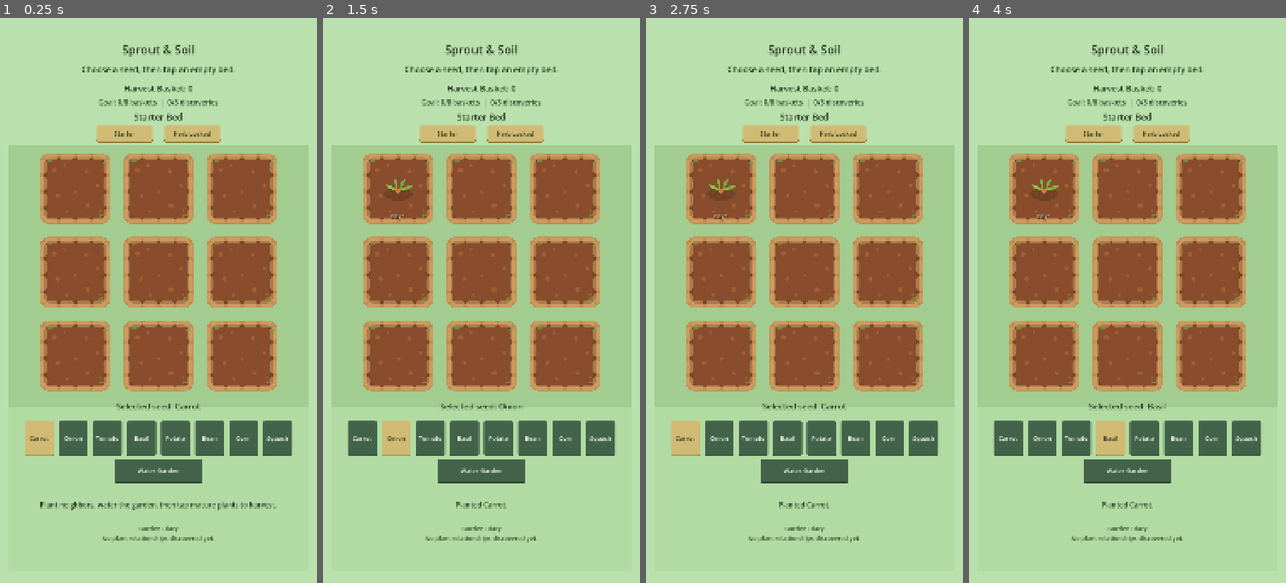
Above: before the commit, frames 1-4 (left to right).
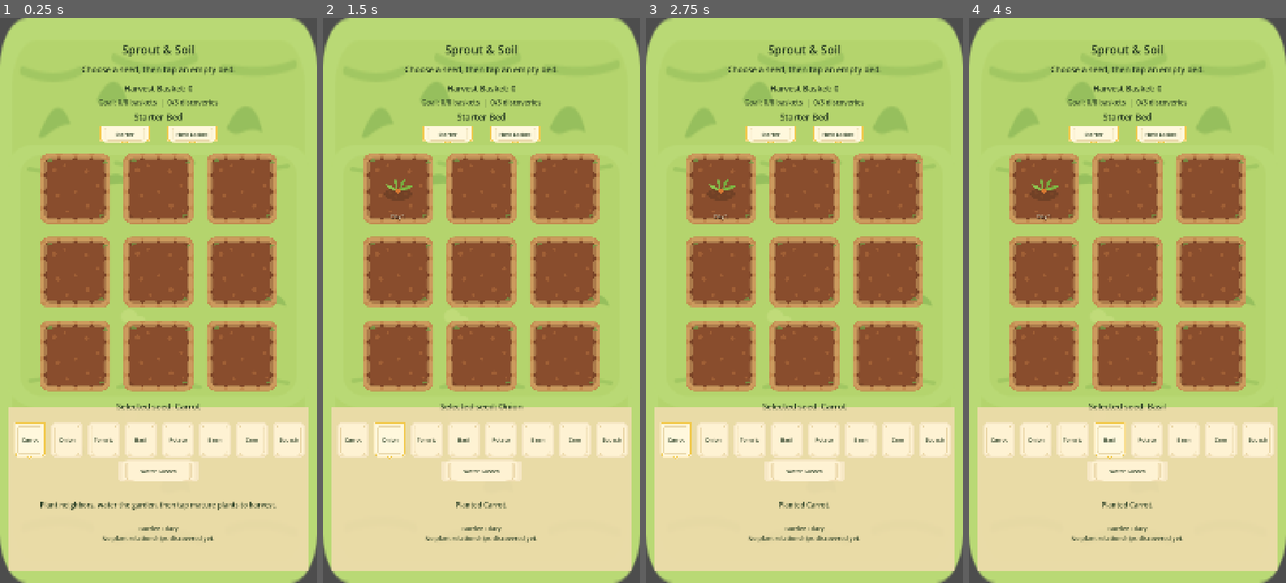
Above: after the commit, the same moments.

Repository: Angelo223/sprout-and-soil
Game: Godot game, scene res://MainScene.tscn
Same seed, same stepped clock (60 frames per second), same inputs: the game is played once before the commit and once after it.
Inputs (mouse positions are in pixels of both pictures, inside the frame that each line leads up to):
- Up to frame 1 (0.25 s): no input
- Up to frame 2 (1.5 s): click (399, 187) at 0.52 s; click "Onion" at 1.25 s
- Up to frame 3 (2.75 s): click "Carrot" at 2 s
- Up to frame 4 (4 s): click "Tomato" at 2.75 s; click "Basil" at 3.5 s

The runs differ from the first frame. In frame 1, 75% of the frame differs, in the area x 0-100%, y 0-100%; in frame 2, 75%; in frame 3, 75%; in frame 4, 75%.

Commit message:
Use visual assets for background and seed buttons

Diff:
--- a/scripts/main_scene.gd
+++ b/scripts/main_scene.gd
@@ -6,6 +6,9 @@
 const BUTTON_SELECTED_COLOR := Color(0.82, 0.73, 0.45)
 const TARGET_HARVEST := 8
 const TARGET_DISCOVERIES := 3
+const GRASS_TEXTURE_PATH := "res://assets/tiles/ground/tile_grass_base.svg"
+const SEED_SLOT_TEXTURE_PATH := "res://assets/ui/seed_bar/ui_seed_slot.svg"
+const SEED_SLOT_SELECTED_TEXTURE_PATH := "res://assets/ui/seed_bar/ui_seed_slot_selected.svg"
 
 var garden_grid: GardenGrid
 var selected_seed_id := "carrot"
@@ -41,24 +44,31 @@
 	_update_goal_label()
 
 func _create_background() -> void:
-	var background := ColorRect.new()
+	var background := TextureRect.new()
 	background.name = "Background"
-	background.color = Color(0.73, 0.88, 0.68)
+	background.texture = load(GRASS_TEXTURE_PATH)
+	background.position = Vector2.ZERO
 	background.size = Vector2(1080, 1920)
+	background.expand_mode = TextureRect.EXPAND_IGNORE_SIZE
+	background.stretch_mode = TextureRect.STRETCH_SCALE
+	background.mouse_filter = Control.MOUSE_FILTER_IGNORE
 	add_child(background)
 	move_child(background, 0)
 
 func _create_garden_backdrop() -> void:
-	var garden_backdrop := ColorRect.new()
+	var garden_backdrop := TextureRect.new()
 	garden_backdrop.name = "GardenBackdrop"
-	garden_backdrop.color = Color(0.64, 0.80, 0.57)
+	garden_backdrop.texture = load(GRASS_TEXTURE_PATH)
 	garden_backdrop.position = Vector2(28, 430)
 	garden_backdrop.size = Vector2(1024, 890)
+	garden_backdrop.expand_mode = TextureRect.EXPAND_IGNORE_SIZE
+	garden_backdrop.stretch_mode = TextureRect.STRETCH_SCALE
+	garden_backdrop.mouse_filter = Control.MOUSE_FILTER_IGNORE
 	add_child(garden_backdrop)
 
 	var controls_backdrop := ColorRect.new()
 	controls_backdrop.name = "ControlsBackdrop"
-	controls_backdrop.color = Color(0.70, 0.86, 0.64)
+	controls_backdrop.color = Color(0.94, 0.86, 0.68, 0.88)
 	controls_backdrop.position = Vector2(28, 1325)
 	controls_backdrop.size = Vector2(1024, 555)
 	add_child(controls_backdrop)
@@ -158,17 +168,17 @@
 
 	var seed_bar := HBoxContainer.new()
 	seed_bar.name = "SeedBar"
-	seed_bar.position = Vector2(70, 1370)
-	seed_bar.size = Vector2(940, 120)
+	seed_bar.position = Vector2(44, 1370)
+	seed_bar.size = Vector2(992, 128)
 	seed_bar.alignment = BoxContainer.ALIGNMENT_CENTER
-	seed_bar.add_theme_constant_override("separation", 16)
+	seed_bar.add_theme_constant_override("separation", 10)
 	add_child(seed_bar)
 
 	for seed_id in AVAILABLE_SEEDS:
 		var button := Button.new()
 		button.name = "%sSeedButton" % seed_id.capitalize()
 		button.text = PlantData.get_display_name(seed_id)
-		button.custom_minimum_size = Vector2(100, 100)
+		button.custom_minimum_size = Vector2(116, 118)
 		_apply_seed_button_theme(button)
 		button.pressed.connect(_on_seed_button_pressed.bind(seed_id))
 		seed_bar.add_child(button)
@@ -211,31 +221,36 @@
 	add_child(diary_label)
 
 func _apply_seed_button_theme(button: Button) -> void:
-	var normal_style := StyleBoxFlat.new()
-	normal_style.bg_color = BUTTON_COLOR
-	normal_style.corner_radius_top_left = 6
-	normal_style.corner_radius_top_right = 6
-	normal_style.corner_radius_bottom_left = 6
-	normal_style.corner_radius_bottom_right = 6
-	normal_style.border_width_bottom = 4
-	normal_style.border_color = Color(0.18, 0.28, 0.20)
-
-	var hover_style := normal_style.duplicate() as StyleBoxFlat
-	hover_style.bg_color = BUTTON_COLOR.lightened(0.08)
-
-	var disabled_style := normal_style.duplicate() as StyleBoxFlat
-	disabled_style.bg_color = BUTTON_SELECTED_COLOR
-	disabled_style.border_color = Color(0.57, 0.47, 0.21)
+	var normal_style := StyleBoxTexture.new()
+	normal_style.texture = load(SEED_SLOT_TEXTURE_PATH)
+	normal_style.content_margin_left = 14
+	normal_style.content_margin_top = 14
+	normal_style.content_margin_right = 14
+	normal_style.content_margin_bottom = 14
+
+	var hover_style := StyleBoxTexture.new()
+	hover_style.texture = load(SEED_SLOT_SELECTED_TEXTURE_PATH)
+	hover_style.content_margin_left = 14
+	hover_style.content_margin_top = 14
+	hover_style.content_margin_right = 14
+	hover_style.content_margin_bottom = 14
+
+	var disabled_style := StyleBoxTexture.new()
+	disabled_style.texture = load(SEED_SLOT_SELECTED_TEXTURE_PATH)
+	disabled_style.content_margin_left = 14
+	disabled_style.content_margin_top = 14
+	disabled_style.content_margin_right = 14
+	disabled_style.content_margin_bottom = 14
 
 	button.add_theme_stylebox_override("normal", normal_style)
 	button.add_theme_stylebox_override("hover", hover_style)
 	button.add_theme_stylebox_override("pressed", hover_style)
 	button.add_theme_stylebox_override("disabled", disabled_style)
-	button.add_theme_color_override("font_color", Color(0.98, 1.0, 0.94))
-	button.add_theme_color_override("font_hover_color", Color(0.98, 1.0, 0.94))
-	button.add_theme_color_override("font_pressed_color", Color(0.98, 1.0, 0.94))
+	button.add_theme_color_override("font_color", TEXT_COLOR)
+	button.add_theme_color_override("font_hover_color", TEXT_COLOR)
+	button.add_theme_color_override("font_pressed_color", TEXT_COLOR)
 	button.add_theme_color_override("font_disabled_color", TEXT_COLOR)
-	button.add_theme_font_size_override("font_size", 21)
+	button.add_theme_font_size_override("font_size", 18)
 
 func _on_seed_button_pressed(seed_id: String) -> void:
 	selected_seed_id = seed_id
